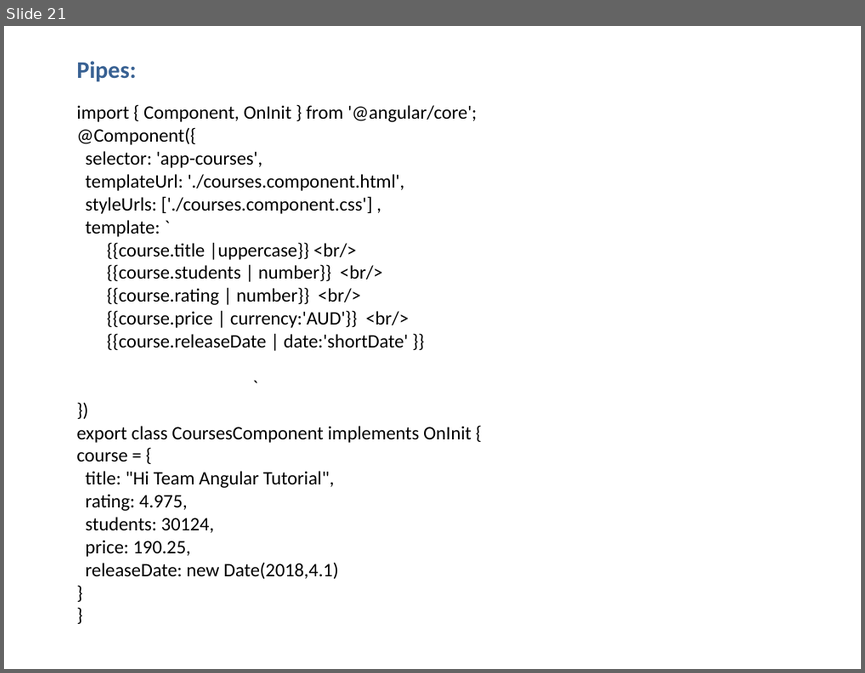
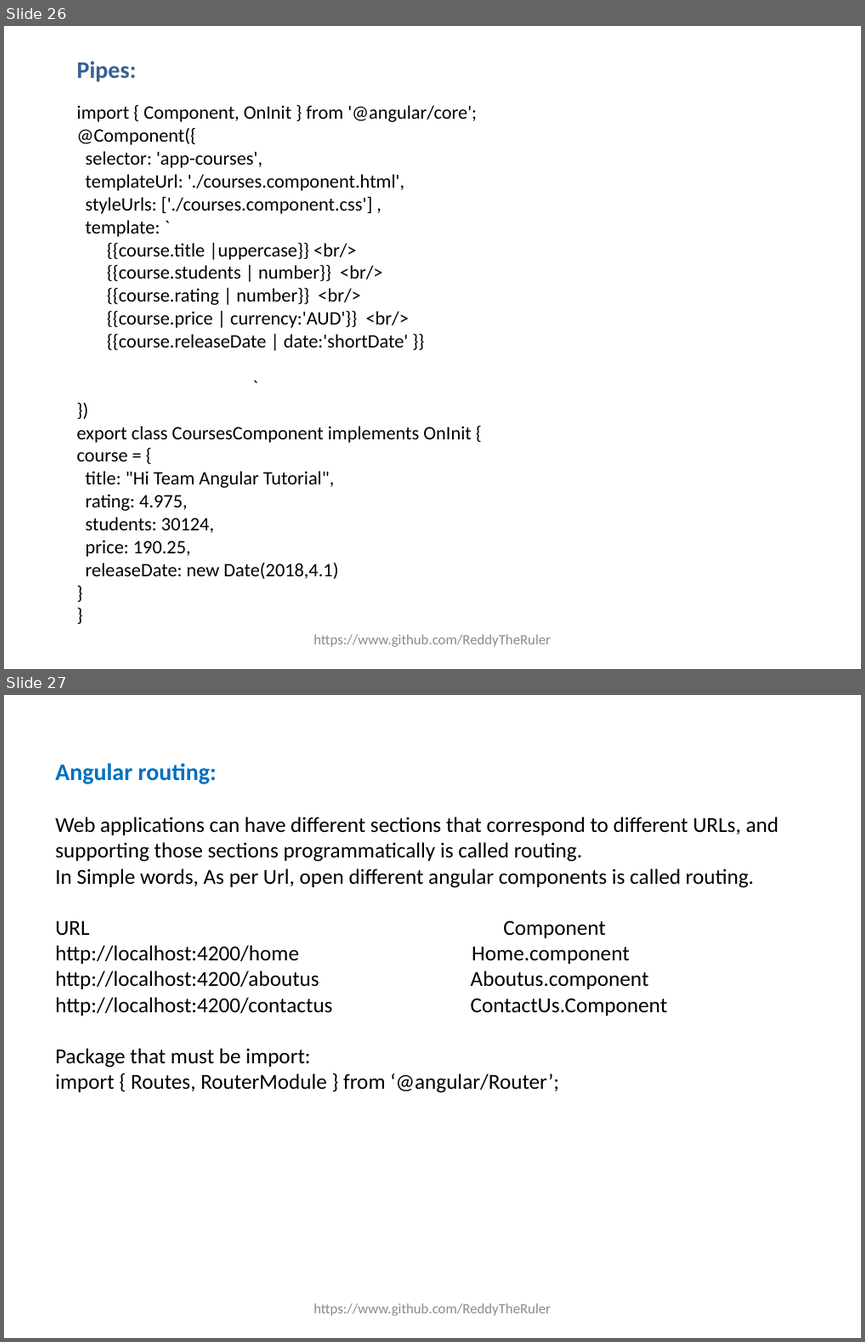
Before and after one commit to ReddyTheruler/Angular, a slide deck: Angular_PPT.pptx. Shown one above the other, each under a label of ours: slide 21 before the commit, slides 26 and 27 after it. The pictures are 865x673 and 865x1342 pixels, drawn with LibreOffice and Linux fonts; fonts in the diff are those of the drawing. Boxes give left, top, right and bottom in pixels: in the first picture for what was removed or moved away, otherwise in the second. Text is boxed around its words. In the diff, an @@ line names an element or a change of style, - is before the commit and + after.

```diff
--- a/Angular_PPT.pptx
+++ b/Angular_PPT.pptx
@@ slide 27 added at [4,695,861,1338], background #FFFFFF @@
@@ text added at [55,763,779,1093], 18 pt, text #000000 @@
+Angular routing:
+Web applications can have different sections that correspond to different URLs, and supporting those sections programmatically is called routing.
+In Simple words, As per Url, open different angular components is called routing.
+URL Component
+http://localhost:4200/home Home.component
+http://localhost:4200/aboutus Aboutus.component
+http://localhost:4200/contactus ContactUs.Component
+Package that must be import:
+import { Routes, RouterModule } from ‘@angular/Router’;
@@ text added at [313,1303,551,1315], 12 pt, text #8C8C8C @@
+https://www.github.com/ReddyTheRuler
@@ what was slide 21 is now slide 26 @@
@@ slide 26 changed as well @@
@@ text added at [313,634,551,646], 12 pt, text #8C8C8C @@
+https://www.github.com/ReddyTheRuler
```
Also in this commit, not shown: 20 other slides changed, 10 other slides added, 1 slide removed.
